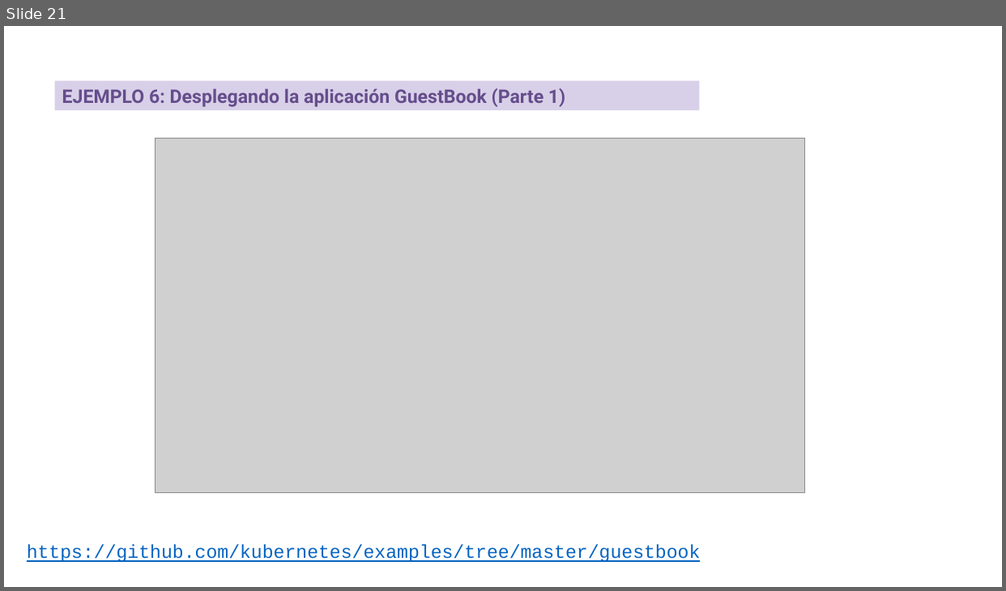
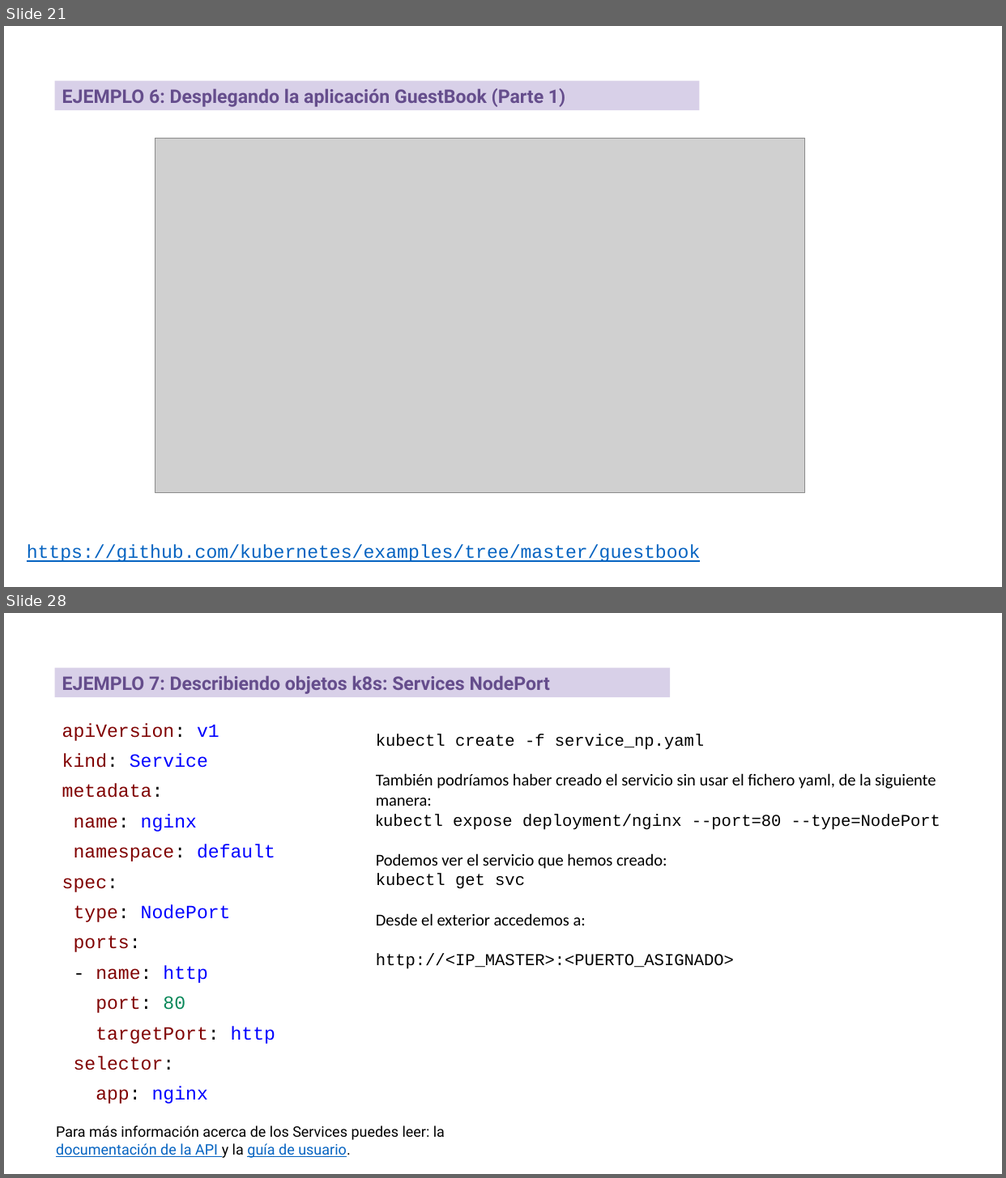
Before and after one commit to iesgn/curso_kubernetes_2020, a slide deck: unidad2/presentacion_sesion2.odp. Shown one above the other, each under a label of ours: slide 21 before the commit, slides 21 and 28 after it; the slides between them are not shown. The pictures are 1006x591 and 1006x1178 pixels, drawn with LibreOffice and Linux fonts; fonts in the diff are those of the drawing; grey boxes stand for pictures. Boxes give left, top, right and bottom in pixels: in the first picture for what was removed or moved away, otherwise in the second. Text is boxed around its words. In the diff, an @@ line names an element or a change of style, - is before the commit and + after.

Commit message:
Añado services en la sesión 2

```diff
--- a/unidad2/presentacion_sesion2.odp
+++ b/unidad2/presentacion_sesion2.odp
@@ slide 28 added at box(4, 613, 1002, 1174), background #FFFFFF @@
@@ rectangle added at box(55, 667, 671, 697), fill #D8D0E8, 18 pt, text #654D8C, bold @@
+EJEMPLO 7: Describiendo objetos k8s: Services NodePort
@@ text added at box(62, 723, 275, 1104), 18 pt, text #800000 @@
+apiVersion: v1
+kind: Service
+metadata:
+name: nginx
+namespace: default
+spec:
+type: NodePort
+ports:
+- name: http
+port: 80
+targetPort: http
+selector:
+app: nginx
@@ text added at box(376, 734, 940, 969), 16 pt, text #000000 @@
+kubectl create -f service_np.yaml
+También podríamos haber creado el servicio sin usar el fichero yaml, de la siguiente manera:
+kubectl expose deployment/nginx --port=80 --type=NodePort
+Podemos ver el servicio que hemos creado:
+kubectl get svc
+Desde el exterior accedemos a:
+http://<IP_MASTER>:<PUERTO_ASIGNADO>
@@ text added at box(56, 1126, 445, 1158), 14 pt, text #000000 @@
+Para más información acerca de los Services puedes leer: la documentación de la API y la guía de usuario.
```
Also in this commit, not shown: 7 other slides added, 9 other files.
